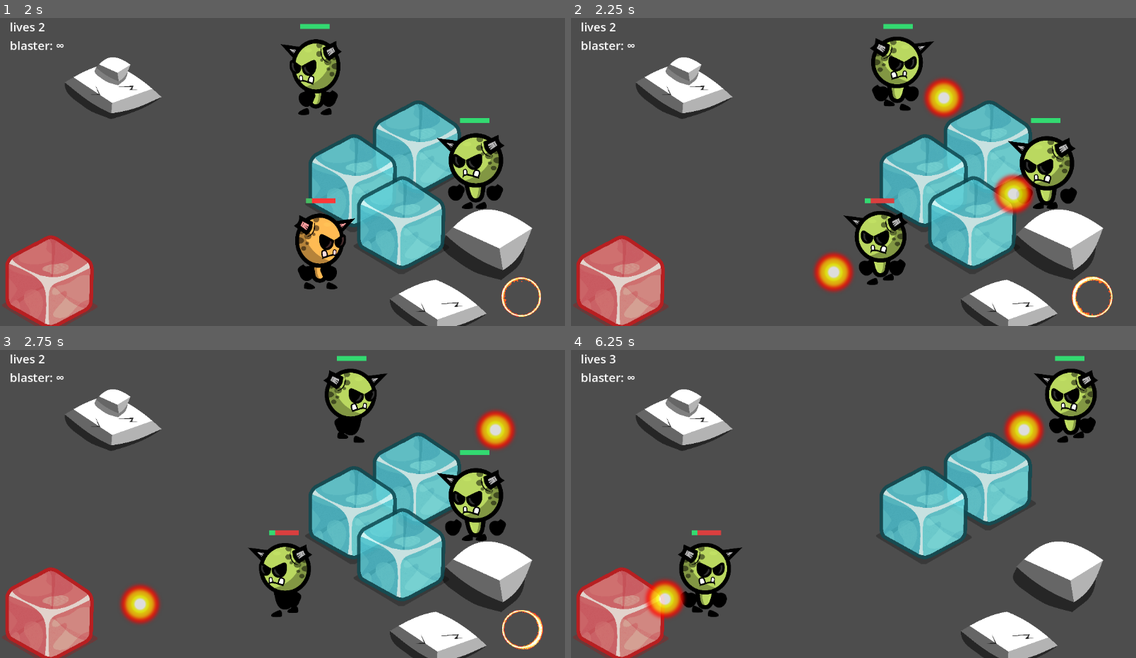
Above: before the commit, frames 1-4 (two rows, left to right).
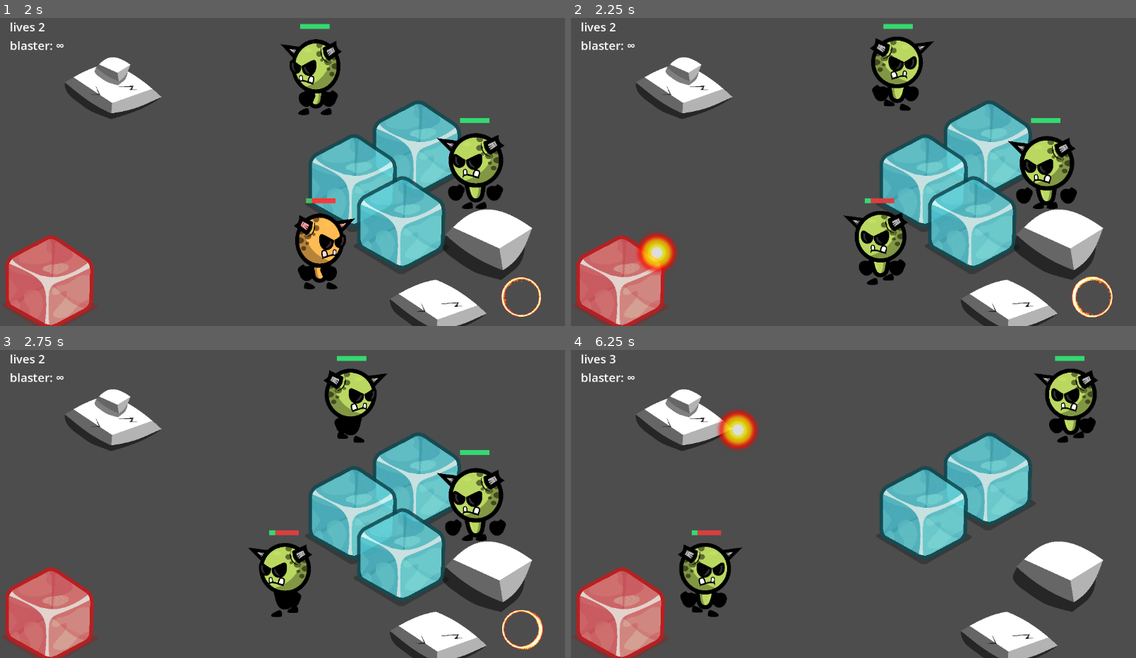
Above: after the commit, the same moments.

Repository: manuq/baby-godot-test
Game: Godot game, scene res://scenes/main.tscn
Two runs of this game, one before a commit and one after it. Both use one fixed random seed, a clock stepped at 60 frames per second and the inputs below. Sound files missing from this copy of the repository are replaced by a short silence.
Inputs:
- Up to frame 1 (2 s): hold Right (ui_right) 0.53-1.28 s; hold Space (ui_select) 0.53-1.28 s; hold Down (ui_down) from 1.28 s (still down); tap Space (ui_select) at 1.35, 1.52, 1.82 s
- Up to frame 2 (2.25 s): release Down (ui_down) at 2.03 s; hold Right (ui_right) from 2.03 s (still down); hold Space (ui_select) from 2.03 s (still down)
- Up to frame 3 (2.75 s): keep holding Right (ui_right); keep holding Space (ui_select)
- Up to frame 4 (6.25 s): release Right (ui_right) at 2.78 s; release Space (ui_select) at 2.78 s; hold Up (ui_up) 2.78-3.53 s; tap Space (ui_select) at 2.85, 3.02, 3.32, 4.35, 4.52, 4.82, 5.85, 6.02 s; hold Space (ui_select) 3.53-4.28 s; hold Left (ui_left) 3.53-5.03 s; hold Down (ui_down) 5.03-5.78 s; hold Space (ui_select) 5.03-5.78 s; hold Right (ui_right) from 5.78 s (still down)

Frame 1 is identical in both runs. In frame 2, 3.0% of the frame differs, in the area x 11-82%, y 19-90%; in frame 3, 1.5%; in frame 4, 2.3%.

Commit message:
More fixups

Diff:
--- a/classes/Blast.gd
+++ b/classes/Blast.gd
@@ -3,7 +3,7 @@
 @icon("res://classes/Blast.svg")
 
 ## You can now blast!
-class_name Blast extends Node
+class_name Blast extends Node2D
 
 ## Where to blast.
 @export_range(-360, 360, 0.1, "radians_as_degrees") var direction: float
@@ -58,6 +58,15 @@
 		warnings.append("You must setup a bullet scene.")
 	return warnings
 
+func _process(delta):
+	pass
+	#if Engine.is_editor_hint():
+		#queue_redraw()
+
+func _draw():
+	if Engine.is_editor_hint():
+		draw_colored_polygon(PackedVector2Array([Vector2(0, 0), Vector2(64, -64), Vector2(104, -32), Vector2(192, 0), Vector2(104, 32), Vector2(64, 64)]), Color("#ff0000", 0.2))
+
 func _on_timer_timeout():
 	do_blast()
 
@@ -70,11 +79,11 @@
 		instance.speed = bullet_speed
 
 	if direction:
-		instance.direction = direction
+		instance.direction = direction + global_rotation
 	elif get_parent() is CharacterBody2D and get_parent().velocity != Vector2.ZERO:
-		instance.direction = get_parent().velocity.angle()
+		instance.direction = get_parent().velocity.angle() + global_rotation
 	else:
 		# instance.direction = Vector2.RIGHT.rotated(get_parent().rotation)
-		instance.direction = DEFAULT_DIRECTION
-	instance.position = get_parent().global_position
+		instance.direction = DEFAULT_DIRECTION + global_rotation
+	instance.position = get_parent().global_position + position
 	get_tree().root.add_child(instance)
--- a/scenes/Avatar.tscn
+++ b/scenes/Avatar.tscn
@@ -142,13 +142,22 @@
 script = ExtResource("1_tv67f")
 speed = 1000.0
 
-[node name="Hitbox" type="Area2D" parent="." node_paths=PackedStringArray("health", "blast")]
+[node name="Blast" type="Node2D" parent="."]
+unique_name_in_owner = true
+scale = Vector2(1, 1)
+script = ExtResource("18_v2jc7")
+bullet_scene = ExtResource("19_18xrl")
+
+[node name="FrequencyTimer" type="Timer" parent="Blast"]
+unique_name_in_owner = true
+wait_time = 0.246
+
+[node name="Hitbox" type="Area2D" parent="." node_paths=PackedStringArray("health")]
 position = Vector2(0, 1)
 collision_layer = 256
 collision_mask = 552
 script = ExtResource("16_4qyl6")
 health = NodePath("../Health")
-blast = NodePath("../Blast")
 
 [node name="CollisionShape2D2" type="CollisionShape2D" parent="Hitbox"]
 position = Vector2(0, -51.5)
@@ -176,15 +185,6 @@
 [node name="RecoveryTimer" type="Timer" parent="Health"]
 one_shot = true
 
-[node name="Blast" type="Node" parent="."]
-unique_name_in_owner = true
-script = ExtResource("18_v2jc7")
-bullet_scene = ExtResource("19_18xrl")
-
-[node name="FrequencyTimer" type="Timer" parent="Blast"]
-unique_name_in_owner = true
-wait_time = 0.246
-
 [node name="AudioStreamPlayer2D" type="AudioStreamPlayer2D" parent="."]
 unique_name_in_owner = true
 stream = ExtResource("20_06l38")
@@ -199,5 +199,9 @@
 "": SubResource("AnimationLibrary_5xv08")
 }
 
+[node name="Polygon2D" type="Polygon2D" parent="."]
+visible = false
+polygon = PackedVector2Array(0, 0, 64, -64, 104, -32, 192, 0, 104, 32, 64, 64)
+
 [connection signal="died" from="Health" to="." method="_on_health_died"]
 [connection signal="health_changed" from="Health" to="." method="_on_health_health_changed"]
--- a/scenes/Enemy.tscn
+++ b/scenes/Enemy.tscn
@@ -128,6 +128,15 @@
 wall_min_slide_angle = 0.0872665
 script = ExtResource("1_wt58s")
 
+[node name="Blast" type="Node2D" parent="."]
+unique_name_in_owner = true
+script = ExtResource("16_q42ey")
+bullet_scene = ExtResource("18_kw662")
+
+[node name="FrequencyTimer" type="Timer" parent="Blast"]
+wait_time = 2.0
+autostart = true
+
 [node name="Hitbox" type="Area2D" parent="." node_paths=PackedStringArray("health")]
 collision_layer = 512
 collision_mask = 4
@@ -150,16 +159,6 @@
 
 [node name="CollisionShape2D" type="CollisionShape2D" parent="."]
 shape = SubResource("CircleShape2D_lk5jp")
-
-[node name="Blast" type="Node" parent="."]
-unique_name_in_owner = true
-script = ExtResource("16_q42ey")
-bullet_speed = 500.0
-bullet_scene = ExtResource("18_kw662")
-
-[node name="FrequencyTimer" type="Timer" parent="Blast"]
-wait_time = 2.0
-autostart = true
 
 [node name="Health" type="Node" parent="."]
 unique_name_in_owner = true
--- a/scenes/empty.tscn
+++ b/scenes/empty.tscn
@@ -1,22 +1,9 @@
-[gd_scene load_steps=4 format=3 uid="uid://cpgd1ujxqvgyi"]
+[gd_scene load_steps=2 format=3 uid="uid://cpgd1ujxqvgyi"]
 
 [ext_resource type="PackedScene" uid="uid://2px5aox3l30t" path="res://scenes/Avatar.tscn" id="1_0guj1"]
-[ext_resource type="Script" path="res://classes/Blast.gd" id="3_ewjgc"]
-[ext_resource type="PackedScene" uid="uid://de8ak4jwjho58" path="res://scenes/EnemyBullet.tscn" id="4_wbwjp"]
 
 [node name="Node2D" type="Node2D"]
 y_sort_enabled = true
 
 [node name="Avatar" parent="." instance=ExtResource("1_0guj1")]
 position = Vector2(216, 251)
-
-[node name="Node2D" type="Node2D" parent="."]
-position = Vector2(670, 319)
-rotation = 2.51327
-
-[node name="Blast" type="Node" parent="Node2D"]
-script = ExtResource("3_ewjgc")
-bullet_scene = ExtResource("4_wbwjp")
-
-[node name="Timer" type="Timer" parent="Node2D/Blast"]
-autostart = true
--- /dev/null
+++ b/scenes/example.tscn
@@ -0,0 +1,105 @@
+[gd_scene load_steps=9 format=3 uid="uid://o3xbmp7bug7q"]
+
+[ext_resource type="PackedScene" uid="uid://2px5aox3l30t" path="res://scenes/Avatar.tscn" id="1_rkrjr"]
+[ext_resource type="Script" path="res://classes/Blast.gd" id="2_pfm7y"]
+[ext_resource type="PackedScene" uid="uid://de8ak4jwjho58" path="res://scenes/EnemyBullet.tscn" id="3_wkhy4"]
+[ext_resource type="PackedScene" uid="uid://cv5xjclv4ntfk" path="res://scenes/MagmaBlock.tscn" id="4_hddry"]
+[ext_resource type="PackedScene" uid="uid://c4n1nbff8edc4" path="res://scenes/IceBlock.tscn" id="5_yygjt"]
+
+[sub_resource type="Animation" id="Animation_7x6jx"]
+resource_name = "rotate"
+length = 10.0
+loop_mode = 1
+tracks/0/type = "value"
+tracks/0/imported = false
+tracks/0/enabled = true
+tracks/0/path = NodePath(".:rotation")
+tracks/0/interp = 1
+tracks/0/loop_wrap = true
+tracks/0/keys = {
+"times": PackedFloat32Array(0, 8.6),
+"transitions": PackedFloat32Array(1, 1),
+"update": 0,
+"values": [0.0, 6.28319]
+}
+
+[sub_resource type="Animation" id="Animation_4mp12"]
+length = 0.001
+tracks/0/type = "value"
+tracks/0/imported = false
+tracks/0/enabled = true
+tracks/0/path = NodePath(".:rotation")
+tracks/0/interp = 1
+tracks/0/loop_wrap = true
+tracks/0/keys = {
+"times": PackedFloat32Array(0),
+"transitions": PackedFloat32Array(1),
+"update": 0,
+"values": [0.0]
+}
+
+[sub_resource type="AnimationLibrary" id="AnimationLibrary_n1iyn"]
+_data = {
+"RESET": SubResource("Animation_4mp12"),
+"rotate": SubResource("Animation_7x6jx")
+}
+
+[node name="Node2D" type="Node2D"]
+y_sort_enabled = true
+
+[node name="Avatar" parent="." instance=ExtResource("1_rkrjr")]
+position = Vector2(216, 251)
+
+[node name="Node2D" type="Node2D" parent="."]
+position = Vector2(599, 348)
+
+[node name="Blast" type="Node2D" parent="Node2D"]
+script = ExtResource("2_pfm7y")
+bullet_speed = 400.0
+bullet_scene = ExtResource("3_wkhy4")
+
+[node name="Timer" type="Timer" parent="Node2D/Blast"]
+wait_time = 0.281
+autostart = true
+
+[node name="Blast2" type="Node2D" parent="Node2D"]
+rotation = 1.57079
+script = ExtResource("2_pfm7y")
+bullet_speed = 400.0
+bullet_scene = ExtResource("3_wkhy4")
+
+[node name="Timer" type="Timer" parent="Node2D/Blast2"]
+wait_time = 0.281
+autostart = true
+
+[node name="Blast3" type="Node2D" parent="Node2D"]
+rotation = -3.14159
+script = ExtResource("2_pfm7y")
+bullet_speed = 400.0
+bullet_scene = ExtResource("3_wkhy4")
+
+[node name="Timer" type="Timer" parent="Node2D/Blast3"]
+wait_time = 0.281
+autostart = true
+
+[node name="Blast4" type="Node2D" parent="Node2D"]
+rotation = -1.57079
+script = ExtResource("2_pfm7y")
+bullet_speed = 400.0
+bullet_scene = ExtResource("3_wkhy4")
+
+[node name="Timer" type="Timer" parent="Node2D/Blast4"]
+wait_time = 0.281
+autostart = true
+
+[node name="AnimationPlayer" type="AnimationPlayer" parent="Node2D"]
+libraries = {
+"": SubResource("AnimationLibrary_n1iyn")
+}
+autoplay = "rotate"
+
+[node name="MagmaBlock" parent="." instance=ExtResource("4_hddry")]
+position = Vector2(284, 486)
+
+[node name="IceBlock" parent="." instance=ExtResource("5_yygjt")]
+position = Vector2(907, 179)
